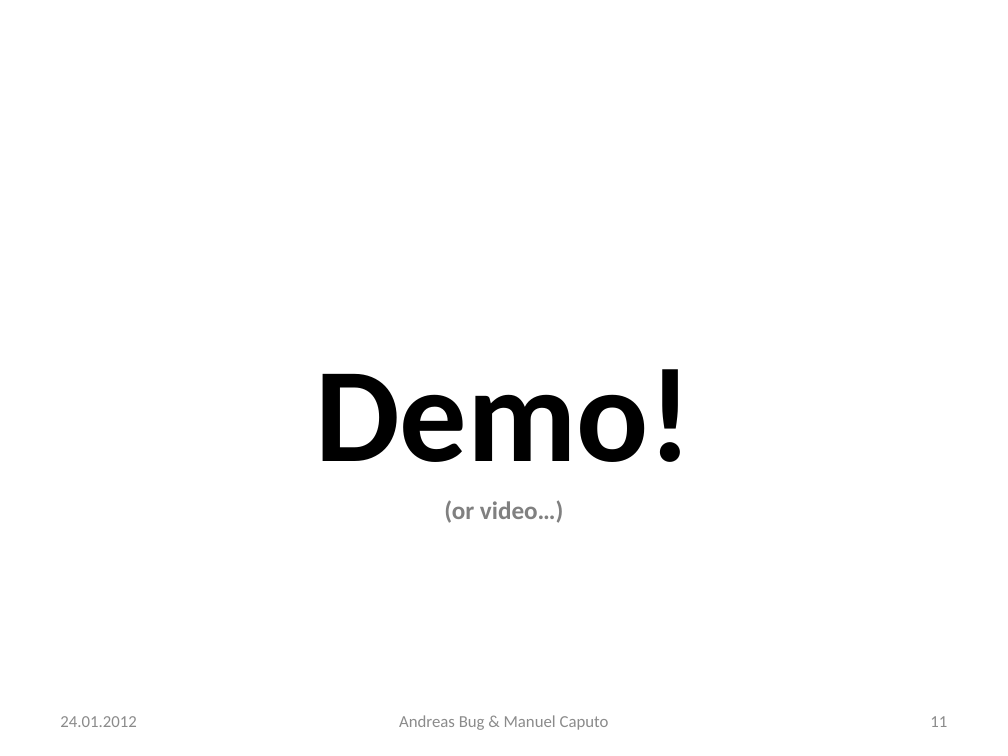
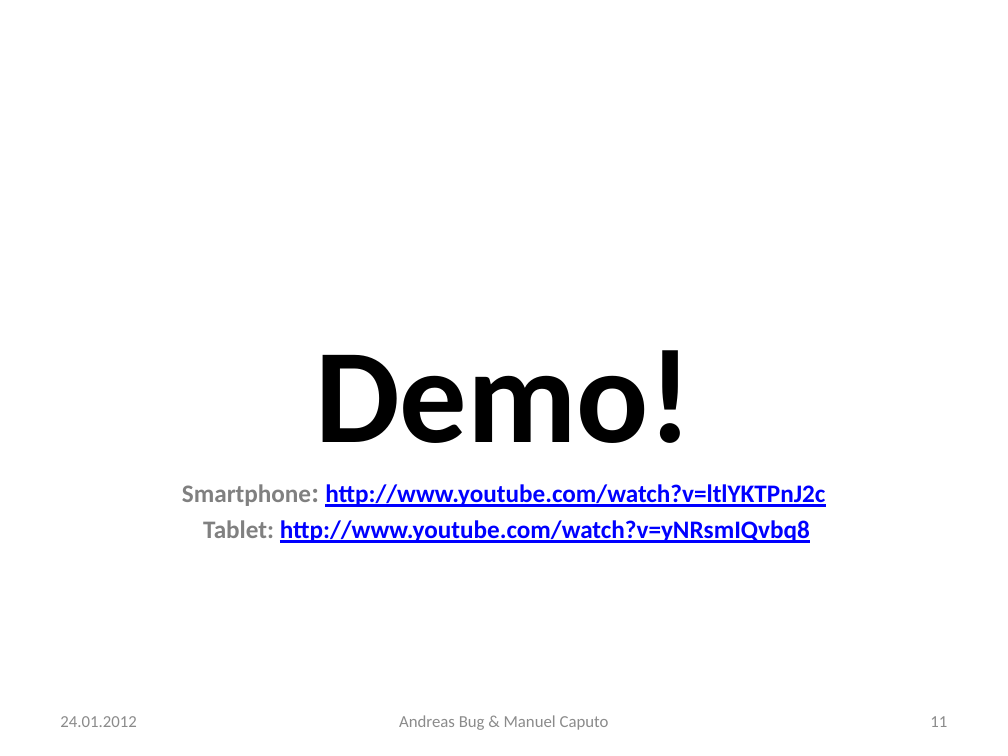
Before and after one commit to n0rf/htwg-grade-app, a slide deck: slide 11 of docs/notenapp-praesi.pptx. Drawn at 1008x756 pixels with LibreOffice and Linux fonts; fonts in the diff are those of the drawing. Boxes give left, top, right and bottom in pixels: in the first picture for what was removed or moved away, otherwise in the second. Text is boxed around its words. In the diff, an @@ line names an element or a change of style, - is before the commit and + after.

Commit message:
Added video links

```diff
--- a/docs/notenapp-praesi.pptx
+++ b/docs/notenapp-praesi.pptx
@@ text at (182, 484, 825, 543): text changed; text colour #808080 to #0000FF @@
-(or video…)
+Smartphone: http://www.youtube.com/watch?v=ltlYKTPnJ2c
+Tablet: http://www.youtube.com/watch?v=yNRsmIQvbq8
```
